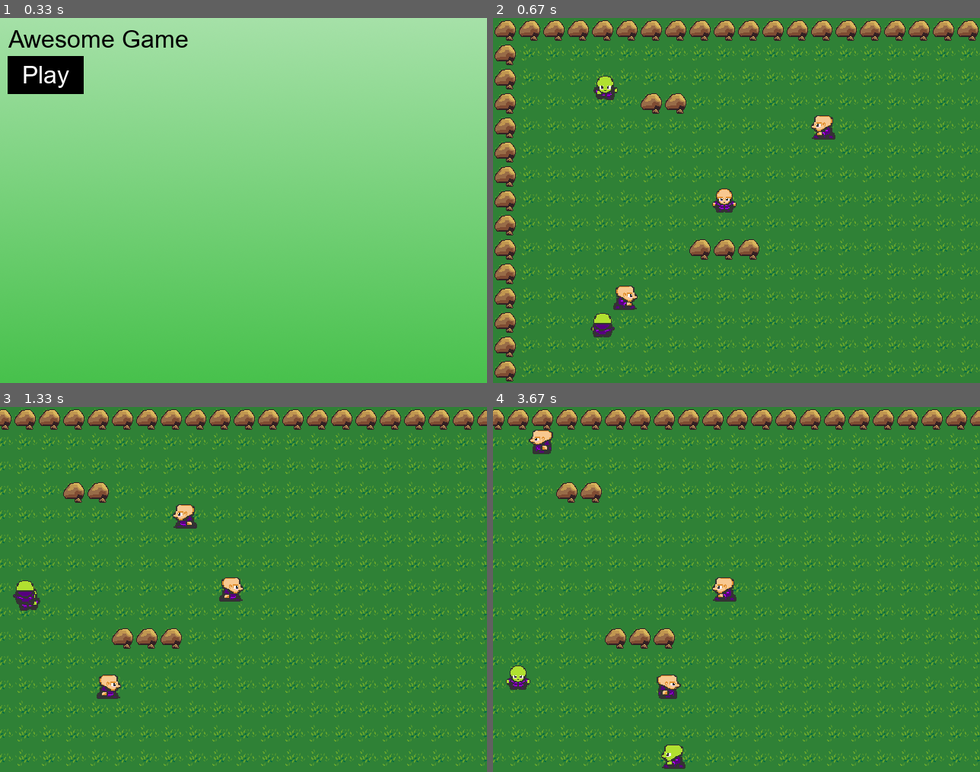
Above: before the commit, frames 1-4 (two rows, left to right).
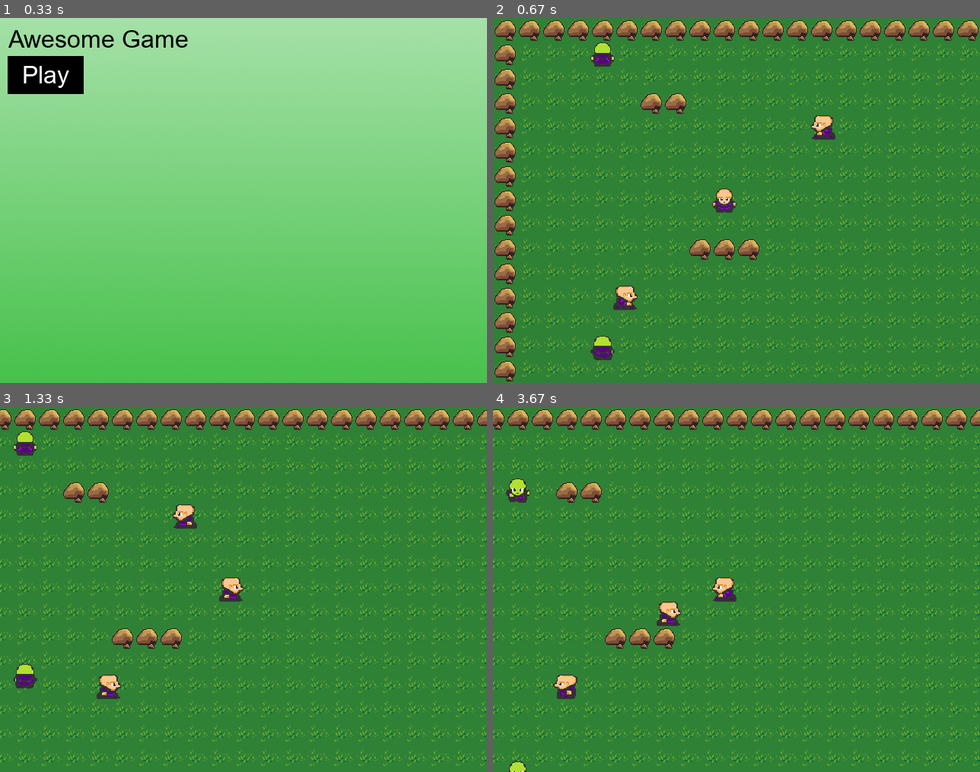
Above: after the commit, the same moments.

Repository: jonrox48/PyGame_Test_RPG
Game: pygame game, started from main.py
Same seed, same stepped clock (60 frames per second), same inputs: the game is played once before the commit and once after it.
Inputs (mouse positions are in pixels of both pictures, inside the frame that each line leads up to):
- Up to frame 1 (0.33 s): no input
- Up to frame 2 (0.67 s): click (536, 76) at 0.38 s
- Up to frame 3 (1.33 s): hold Space 0.67-1.13 s; hold Right 0.67-1.13 s; move the mouse to (224, 604) at 0.7 s; hold Right from 1.17 s (still down)
- Up to frame 4 (3.67 s): release Right at 1.63 s; hold Up 1.67-1.97 s; hold Right 2-2.47 s; hold Left 2.5-3.03 s; hold Down 3.07-3.37 s; hold Left from 3.4 s (still down)

Frame 1 is identical in both runs. In frame 2, 1.0% of the frame differs, in the area x 20-26%, y 6-94%; in frame 3, 0.8%; in frame 4, 1.9%, in the area x 2-40%, y 6-100%.

Commit message:
baseline

Diff:
--- a/attacks.py
+++ b/attacks.py
@@ -13,6 +13,7 @@
 
 class Attack(Sprite):
     def __init__(self, level, x, y):
+        super().__init__(level, x, y)
         ####################################################################
         ########################## CONFIGURATION ###########################
         ####################################################################
--- a/characters.py
+++ b/characters.py
@@ -11,6 +11,7 @@
 from settings import *
 from sprites import *
 from attacks import *
+from debug import debug
 # import numpy as np
 
 ## Purely Parent Class. No loading animations
@@ -23,7 +24,7 @@
         super().__init__(level, x, y)
         ## Define which groups this sprite should be a part of
         self.groups.append(self.level.characters)
-
+        self.level = level
         #######################################################################
         ########################## STATUS #####################################
         #######################################################################
@@ -113,8 +114,33 @@
                 if self.animation_loop >= len(self.right_animations):
                     self.animation_loop = 1
 
+    # def move(self, speed):
+    #     self.rect.center += self.direction * speed
+
     def move(self, speed):
-        self.rect.center += self.direction * speed
+        x_movement = self.direction.x * speed
+        y_movement = self.direction.y * speed
+
+        self.rect.x += x_movement
+        if self.collide_blocks('x'):
+            self.rect.x -= x_movement
+            x_movement = 0
+        else:
+            if x_movement > 0:
+                self.facing = 'right'
+            elif x_movement < 0:
+                self.facing = 'left'
+
+        self.rect.y += y_movement
+        if self.collide_blocks('y'):
+            self.rect.y -= y_movement
+            y_movement = 0
+        else:
+            if y_movement > 0:
+                self.facing = 'down'
+            elif y_movement < 0:
+                self.facing = 'up'
+
 
 class Player(Character):
     def __init__(self, level, x, y):
@@ -175,6 +201,11 @@
         #######################################################################
         ####################### BUTTONS THAT ARE HELD #########################
         #######################################################################
+        # for event in self.level.game.event_list:
+        #     if event.type == pygame.KEYDOWN:
+        #         ## Basic attack
+        #         if event.key == pygame.K_SPACE:
+        #             debug("Space")
         keys = pygame.key.get_pressed()
         ## Movement
         if keys[pygame.K_LEFT]:
@@ -198,7 +229,7 @@
         #######################################################################
         ####################### SINGLE BUTTON PRESSES #########################
         #######################################################################
-        for event in pygame.event.get():
+        for event in self.level.game.event_list:
             if event.type == pygame.KEYDOWN:
                 ## Basic attack
                 if event.key == pygame.K_SPACE:
@@ -320,8 +351,6 @@
             self.direction.y = 0
 
 
-
-
 class Villager(Non_Player):
     def __init__(self, level, x, y):
         #######################################################################
--- a/levels.py
+++ b/levels.py
@@ -67,6 +67,7 @@
 
 
     def update(self):
+        self.game.event_list = pygame.event.get()
         self.all_sprites.update()
 
     def draw(self):
--- a/main.py
+++ b/main.py
@@ -28,9 +28,9 @@
         self.font = pygame.font.Font('fonts/ARIAL.TTF', 32)
         self.running = True
         self.playing = False
+        self.event_list = []
 
         self.level = Level(self)
-
 
         self.intro_background = pygame.image.load('img/introbackground.png')
         self.go_background = pygame.image.load('img/gameover.png')
@@ -89,7 +89,8 @@
 ####################################################################
     def run(self):
         while self.running:
-            for event in pygame.event.get():
+            # self.events_list = pygame.event.get()
+            for event in self.event_list:
                 if event.type == pygame.QUIT:
                     pygame.quit()
                     sys.exit()
--- a/settings.py
+++ b/settings.py
@@ -30,7 +30,7 @@
 VILLAGER_SPEED = 2
 
 ## Zombie Stats
-ZOMBIE_SPEED = 4
+ZOMBIE_SPEED = 2
 
 
 tilemap = [
